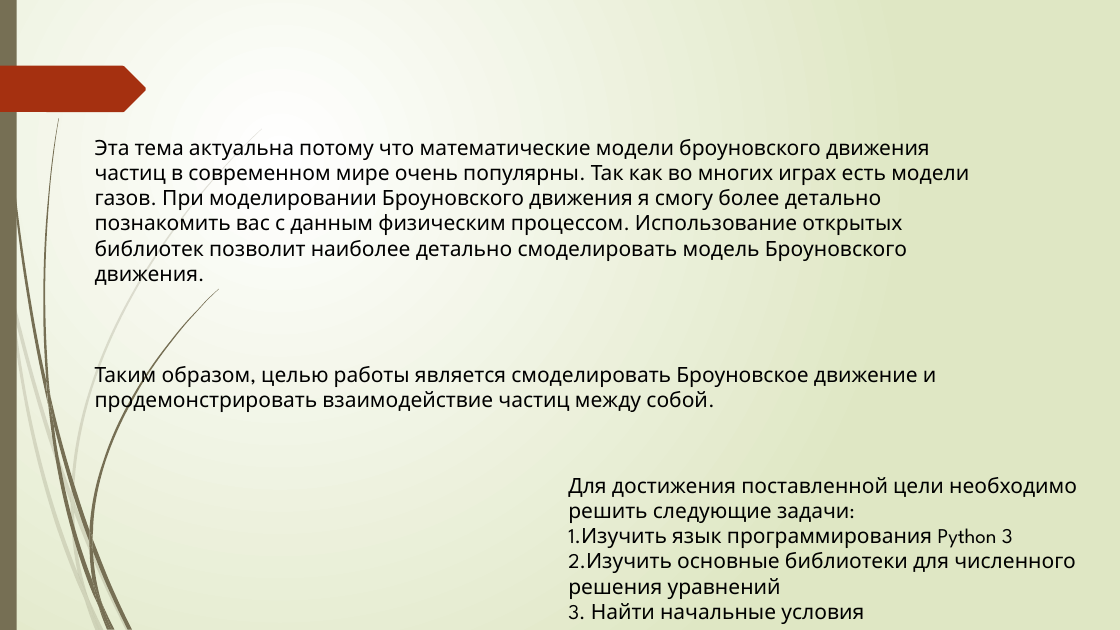
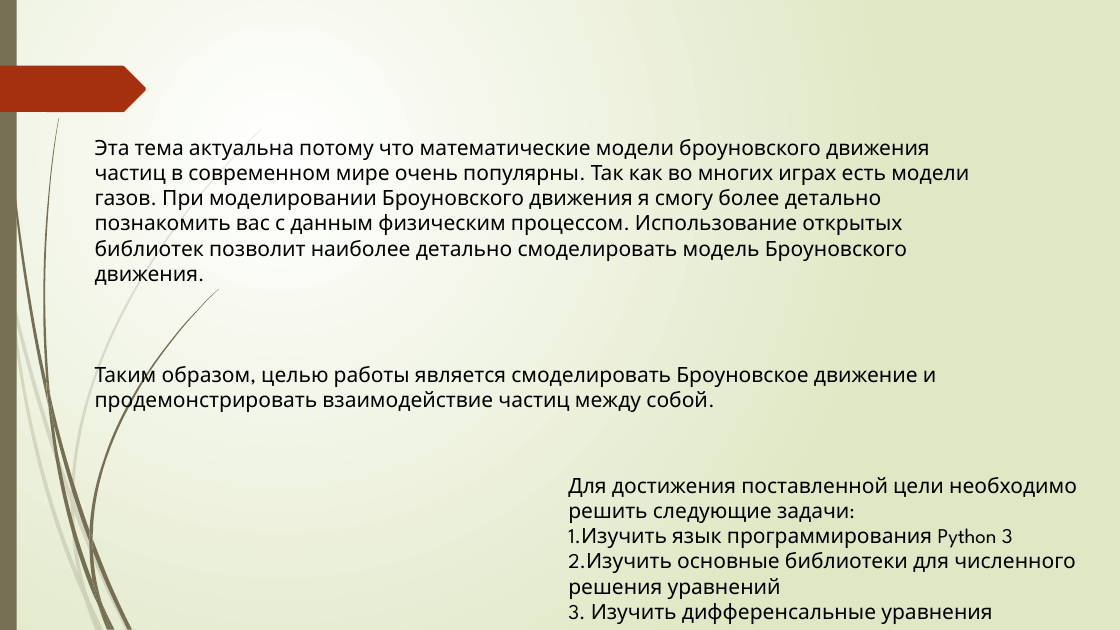
Before and after one commit to MatveiLepehov/final_project, a slide deck: slide 2 of презентация 2.pptx. Drawn at 1120x630 pixels with LibreOffice and Linux fonts; fonts in the diff are those of the drawing. Boxes give left, top, right and bottom in pixels: in the first picture for what was removed or moved away, otherwise in the second. Text is boxed around its words. In the diff, an @@ line names an element or a change of style, - is before the commit and + after.

```diff
--- a/презентация 2.pptx
+++ b/презентация 2.pptx
@@ text at bbox=[568, 598, 992, 624]: text changed @@
-3. Найти начальные условия
+3. Изучить дифференсальные уравнения
```
Also in this commit, not shown: 3 other slides changed, 2 slides added, 1 slide removed.
